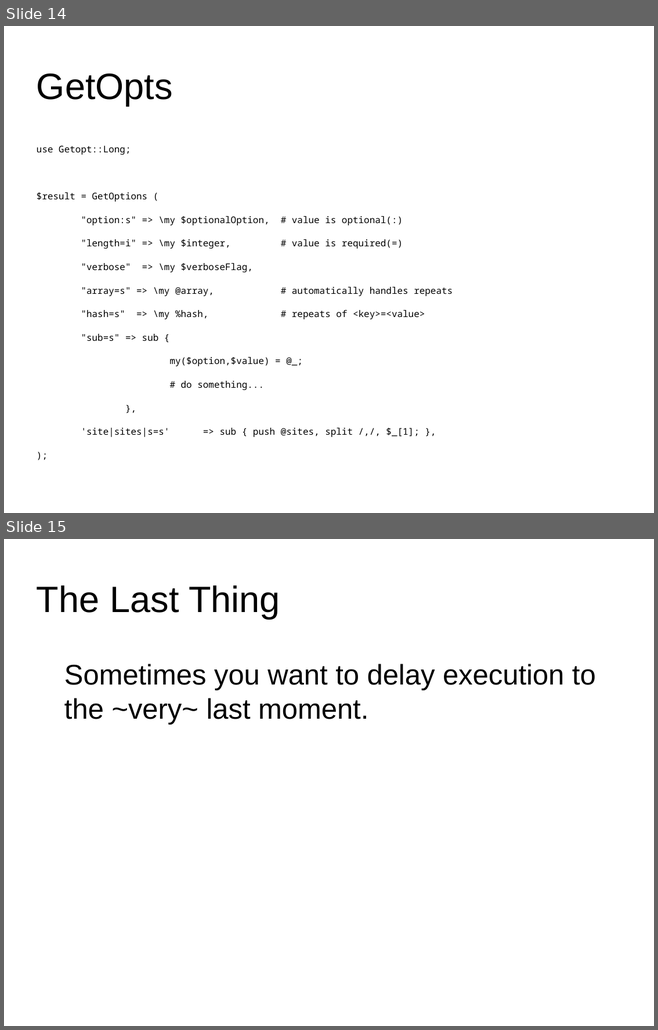
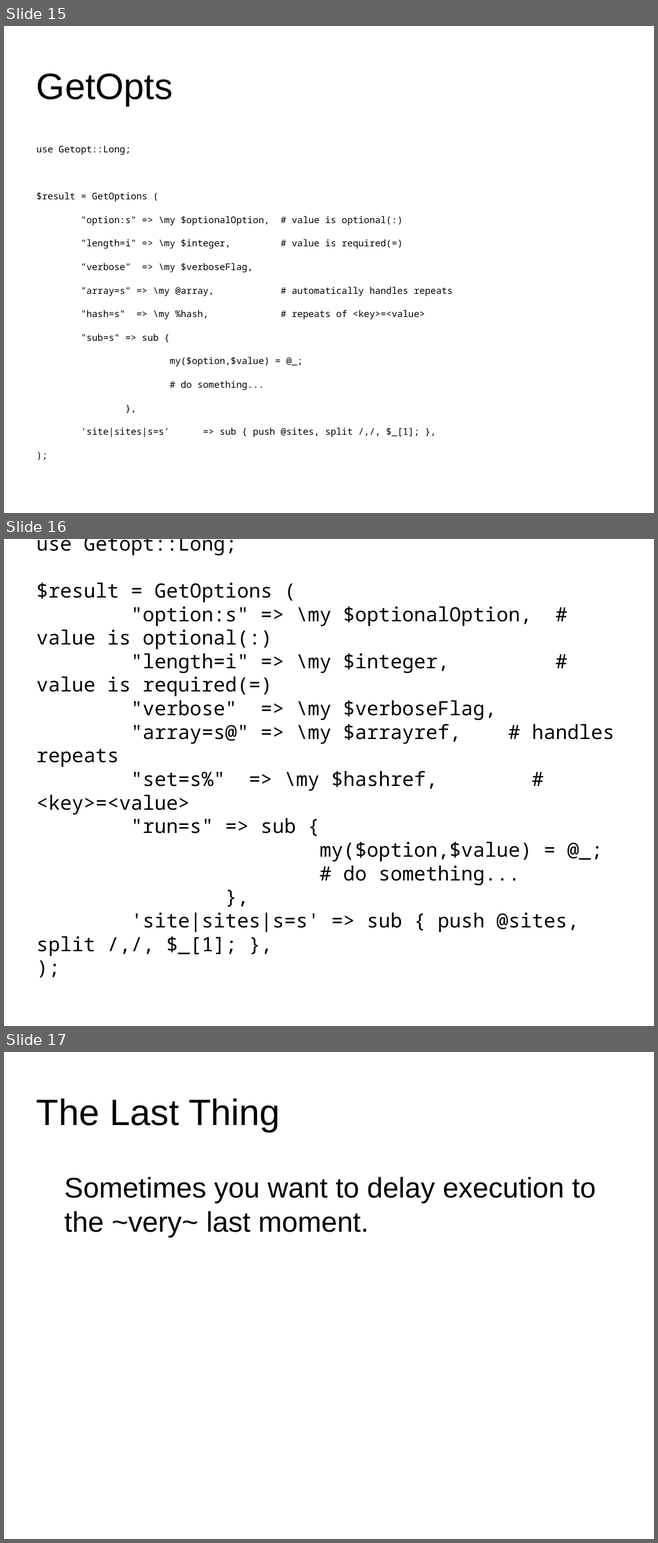
Before and after one commit to daviddelikat/inlinePerlPackages, a slide deck: docs/presentation.odp. Shown one above the other, each under a label of ours: slides 14 and 15 before the commit, slides 15, 16 and 17 after it. The pictures are 658x1030 and 658x1543 pixels, drawn with LibreOffice and Linux fonts; fonts in the diff are those of the drawing; background and template pictures are left out. Boxes give left, top, right and bottom in pixels: in the first picture for what was removed or moved away, otherwise in the second. Text is boxed around its words. In the diff, an @@ line names an element or a change of style, - is before the commit and + after.

```diff
--- a/docs/presentation.odp
+++ b/docs/presentation.odp
@@ slide 16 added at (4,539,654,1026), background #FFFFFF @@
@@ subtitle added at (36,583,614,956), 24 pt, text #000000 @@
+use Getopt::Long;
+$result = GetOptions (
+"option:s" => \my $optionalOption, # value is optional(:)
+"length=i" => \my $integer, # value is required(=)
+"verbose" => \my $verboseFlag,
+"array=s@" => \my $arrayref, # handles repeats
+"set=s%" => \my $hashref, # <key>=<value>
+"run=s" => sub {
+my($option,$value) = @_;
+# do something...
+},
+'site|sites|s=s' => sub { push @sites, split /,/, $_[1]; },
+);
@@ what was slide 14 is now slide 15 @@
@@ what was slide 15 is now slide 17 @@
```
Also in this commit, not shown: 3 slides changed, 2 other slides added.
